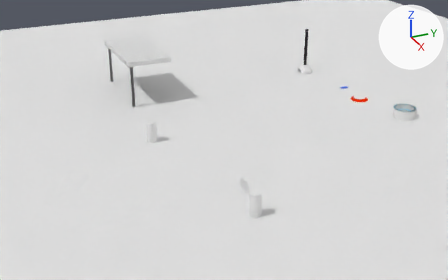
The Blender file Nature/Garden.blend as it was, and as the next commit left it.
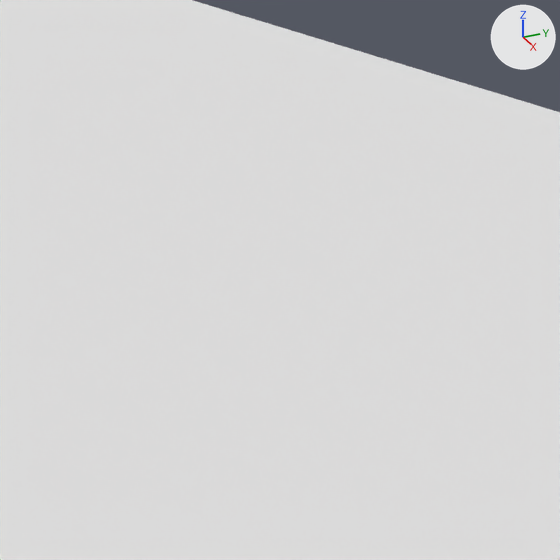
Old and new are each drawn whole from a 50 mm camera at (55.3, -29.6, 25.7) aimed at (-0.1, -4.7, -2.0) and again close up on the part from 79% to 100% of the width and 0% to 33% of the height. The axes (+X, +Y, +Z) are drawn at upper right. The lights are the same throughout.

In view in the first close-up: 'Ground Example'.
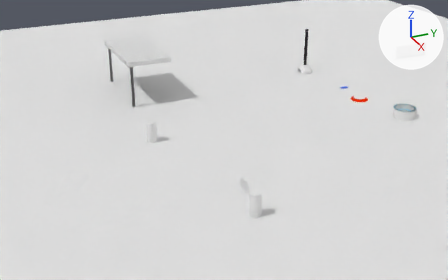
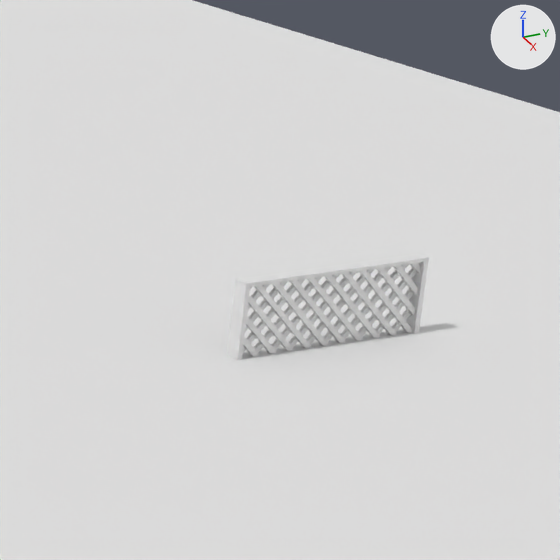
Commit message: Consolidated latice into Garden

Pixel boxes (x1, y1, x2, y2) of what changed, in the close-ups (560 x 560 px):
'Lattice', added: after (226, 254, 429, 360)

What changed in the scene script:
```text
Add mat_wood058_001:
    mat_wood058_001 = principled_material('Wood058.001')
    mat_wood058_001.base_color = (0.8, 0.8, 0.8)  # white #e7e7e7
Add me_latticemodel:
    me_latticemodel.from_pydata(...)  # 819 vertices, 283 faces; spans x -0.8..0.8, y -10.5..10.5, z -7.2..7.2
    me_latticemodel.materials.append(mat_wood058_001)  # its picture is missing
Add ob_lattice:
    ob_lattice = bpy.data.objects.new('Lattice', me_latticemodel)
    ob_lattice.location = (-11.23, 28.89, 0.0)
    ob_lattice.scale = (0.25, 0.25, 0.25)
```
